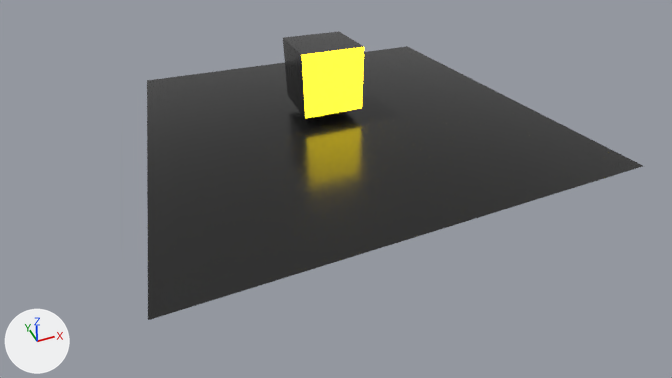
An edit to the Blender file application/lucre/models/emmissive/emissiveCube.blend, drawn before and after from the same camera.
The view is the same before and after, from the file's camera 'Camera'. Arrows for +X, +Y and +Z are at lower left; the lights stay in place.

The scene before the commit, as lines of its bpy script (objects in view):
```python
me_emissivecube = bpy.data.meshes.new('EmissiveCube')
me_emissivecube.from_pydata(...)  # 24 vertices, 12 faces; spans x -1.0..1.0, y -1.0..1.0, z -1.0..1.0
# faces by material slot: [10, 2]
me_emissivecube.materials.append(mat_darkmetallic)  # black #3a3a3a
me_emissivecube.materials.append(mat_emissive)  # yellow #fffa8e
me_plane = bpy.data.meshes.new('Plane')
me_plane.from_pydata([(-1.0, -1.0, 0.0), (1.0, -1.0, 0.0), (-1.0, 1.0, 0.0), (1.0, 1.0, 0.0)], [], [(0, 1, 3, 2)])
me_plane.materials.append(mat_darkmetallic)  # black #3a3a3a
ob_cube = bpy.data.objects.new('Cube', me_emissivecube)
ob_cube.location = (-1.52, 1.27, 1.0)
ob_plane = bpy.data.objects.new('Plane', me_plane)
ob_plane.location = (-0.99, 0.78, -0.35)
ob_plane.scale = (6.32, 6.23, 1.0)
```
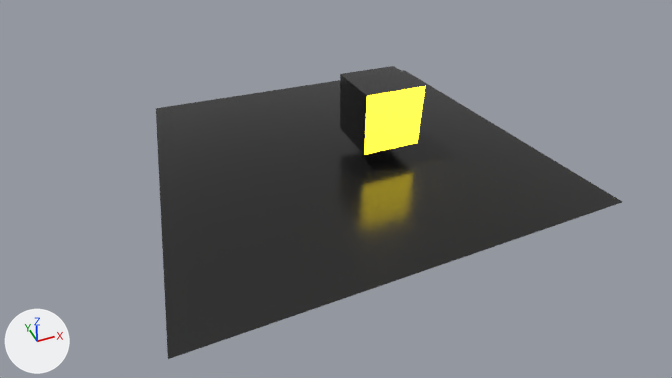
Pixel boxes (x1, y1, x2, y2) of what changed, in the pictures (672 x 378 px):
'Plane', moved: before (147, 46, 643, 320); after (156, 70, 622, 359)
'Cube', moved: before (283, 31, 364, 118); after (340, 66, 425, 155)

What changed in the scene script:
```text
Change ob_cube:
    ob_cube.location: (-1.52, 1.27, 1.0) -> (0.0, 0.0, 0.0)
Change ob_plane:
    ob_plane.location: (-0.99, 0.78, -0.35) -> (-0.99, 0.78, -1.61)
```
